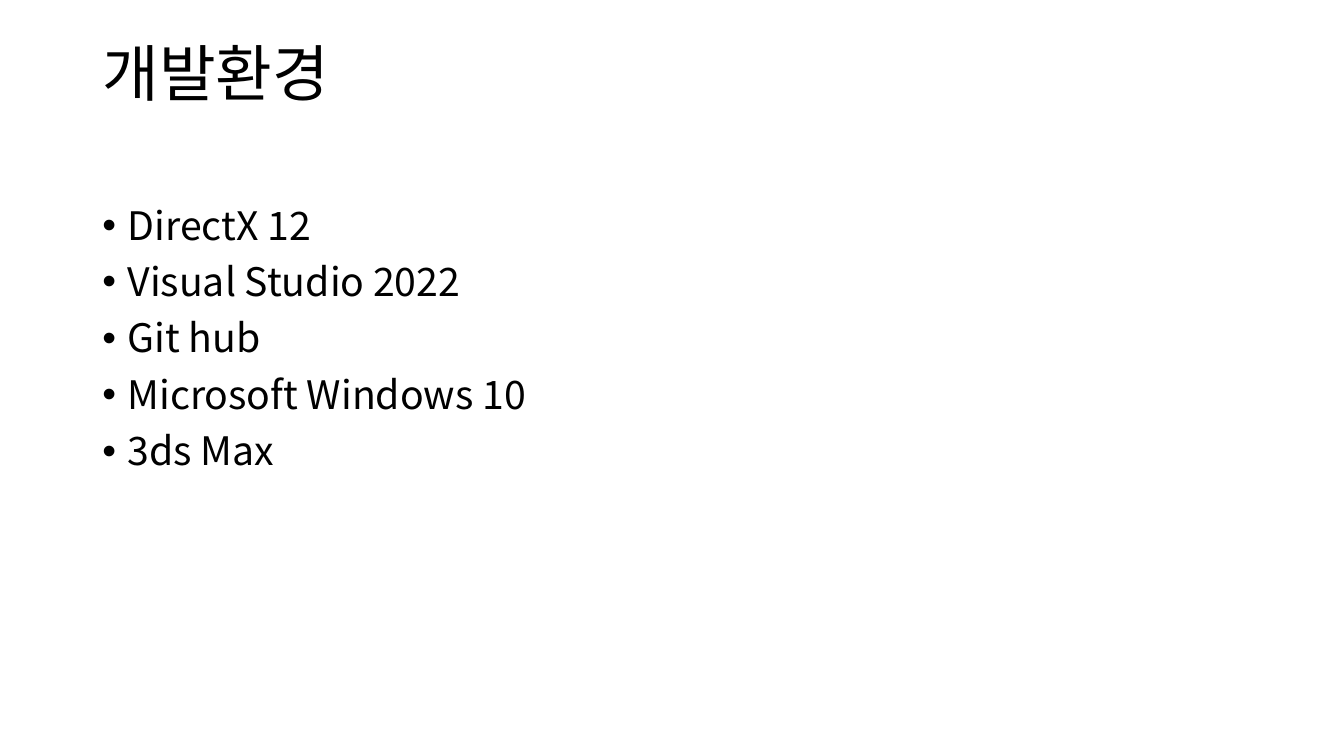
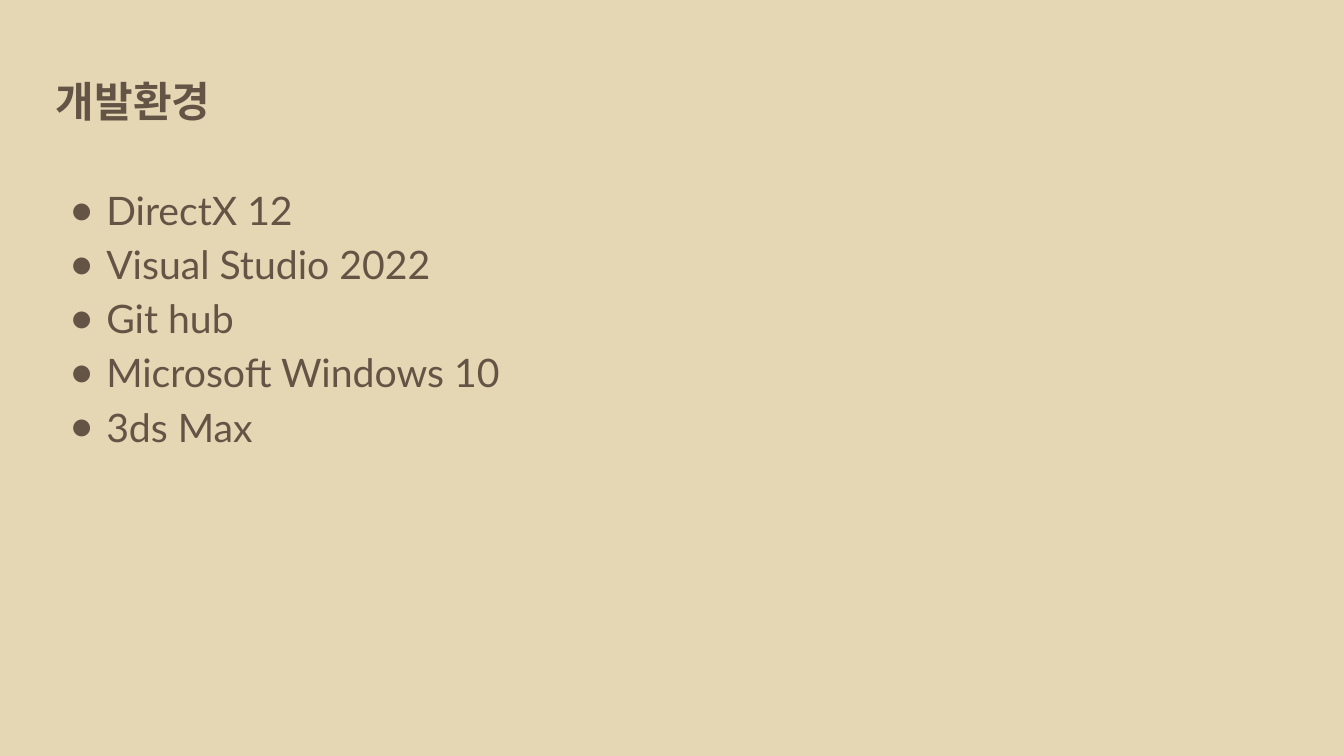
Before and after one commit to Mongzzi/18TUK_GW, a slide deck: slide 12 of Doc/04_제안서/제안서 초안.pptx (slide 11 before the commit). Drawn at 1344x756 pixels with LibreOffice and Linux fonts; fonts in the diff are those of the drawing. Boxes give left, top, right and bottom in pixels: in the first picture for what was removed or moved away, otherwise in the second. Text is boxed around its words. In the diff, an @@ line names an element or a change of style, - is before the commit and + after.

```diff
--- a/Doc/04_제안서/제안서 초안.pptx
+++ b/Doc/04_제안서/제안서 초안.pptx
@@ background #FFFFFF to #E5D7B4 @@
@@ title "개발환경": place and size @@
-title "개발환경" at box(102, 45, 329, 101)
+title "개발환경" at box(56, 81, 210, 121)
@@ title "개발환경" at box(56, 81, 210, 121): size 44 to 30 pt, font Noto Sans CJK KR to TeX Gyre Schola, text colour #000000 to #635445, bold on; line spacing 0.9 to 1; vertical alignment middle to top @@
@@ text "DirectX 12": place and size @@
-text "DirectX 12" at box(128, 209, 525, 466)
+text "DirectX 12" at box(106, 196, 499, 442)
@@ text "DirectX 12" at box(106, 196, 499, 442): font Noto Sans CJK KR to Lato, text colour #000000 to #635445; bullet • to ●; line spacing 0.9 to 1.15; less space between paragraphs @@
```
Also in this commit, not shown: 15 other slides changed, 3 slides added, 4 slides removed.
